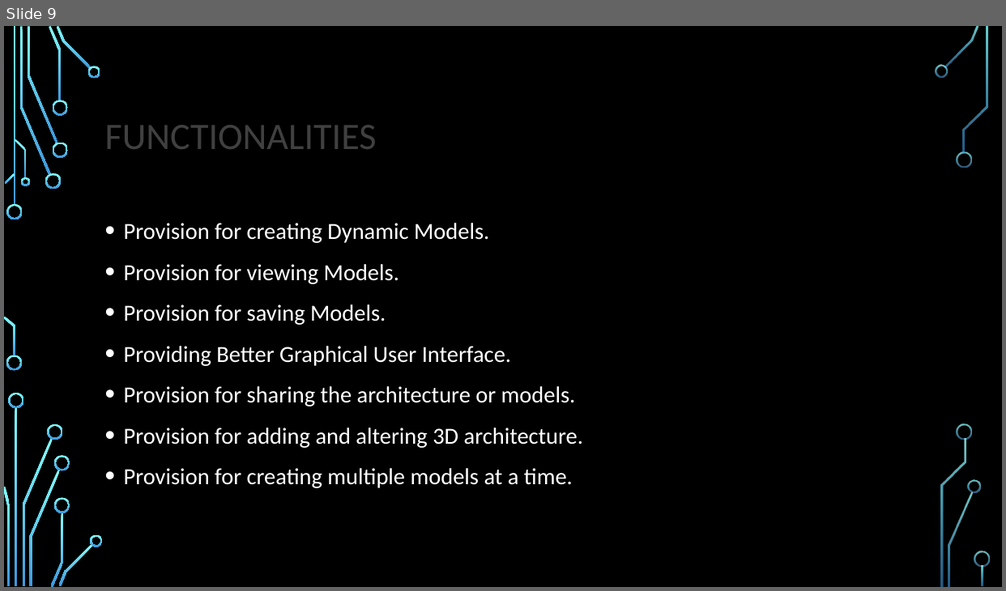
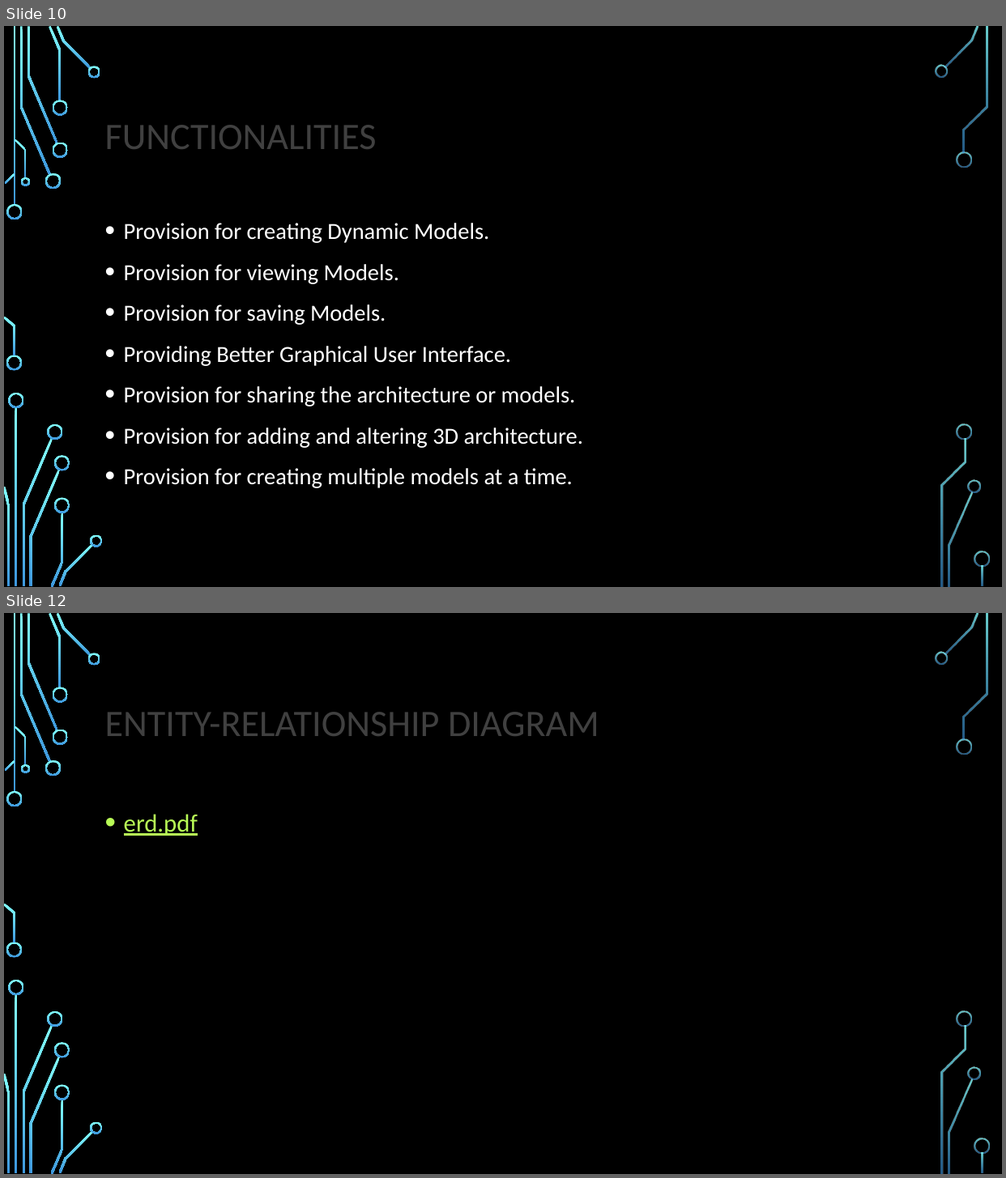
Before and after one commit to VIRTUALD3SIGN/VR, a slide deck: presentation_v02.pptx. Shown one above the other, each under a label of ours: slide 9 before the commit, slides 10 and 12 after it; the slides between them are not shown. The pictures are 1006x591 and 1006x1178 pixels, drawn with LibreOffice and Linux fonts; fonts in the diff are those of the drawing; background and template pictures are left out. Boxes give left, top, right and bottom in pixels: in the first picture for what was removed or moved away, otherwise in the second. Text is boxed around its words. In the diff, an @@ line names an element or a change of style, - is before the commit and + after.

```diff
--- a/presentation_v02.pptx
+++ b/presentation_v02.pptx
@@ slide 12 added at bbox=[4, 613, 1002, 1174], background picture (left out); not listed: 36 template elements that a slide beside it also shows @@
@@ title added at bbox=[105, 712, 599, 736], 36 pt, text #404040 @@
+ENTITY-RELATIONSHIP DIAGRAM
@@ text added at bbox=[124, 814, 198, 836], 24 pt, text #B8FA56, underline @@
+• erd.pdf
@@ what was slide 9 is now slide 10 @@
```
Also in this commit, not shown: 3 slides changed, 2 other slides added, 2 other files.
